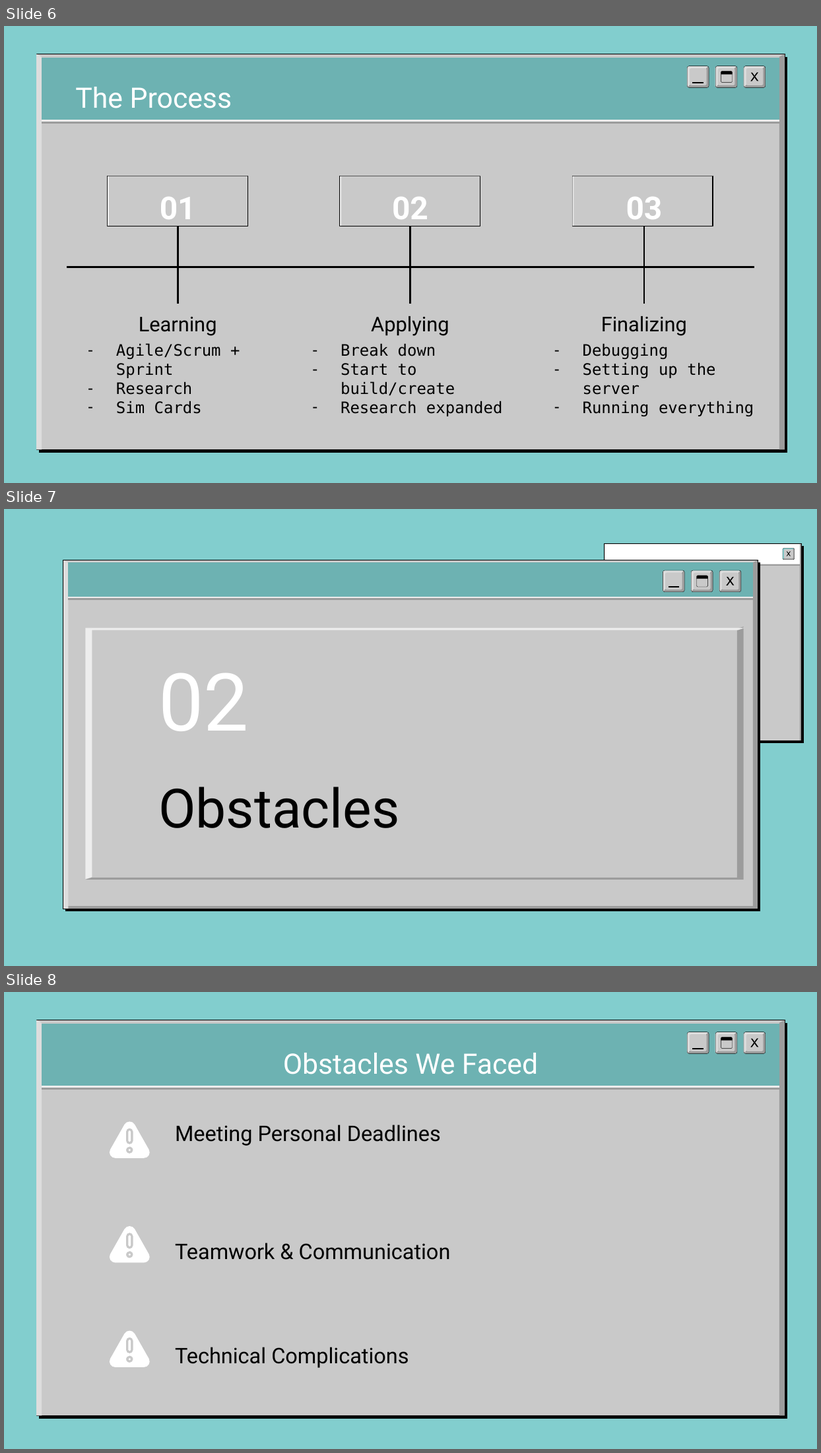
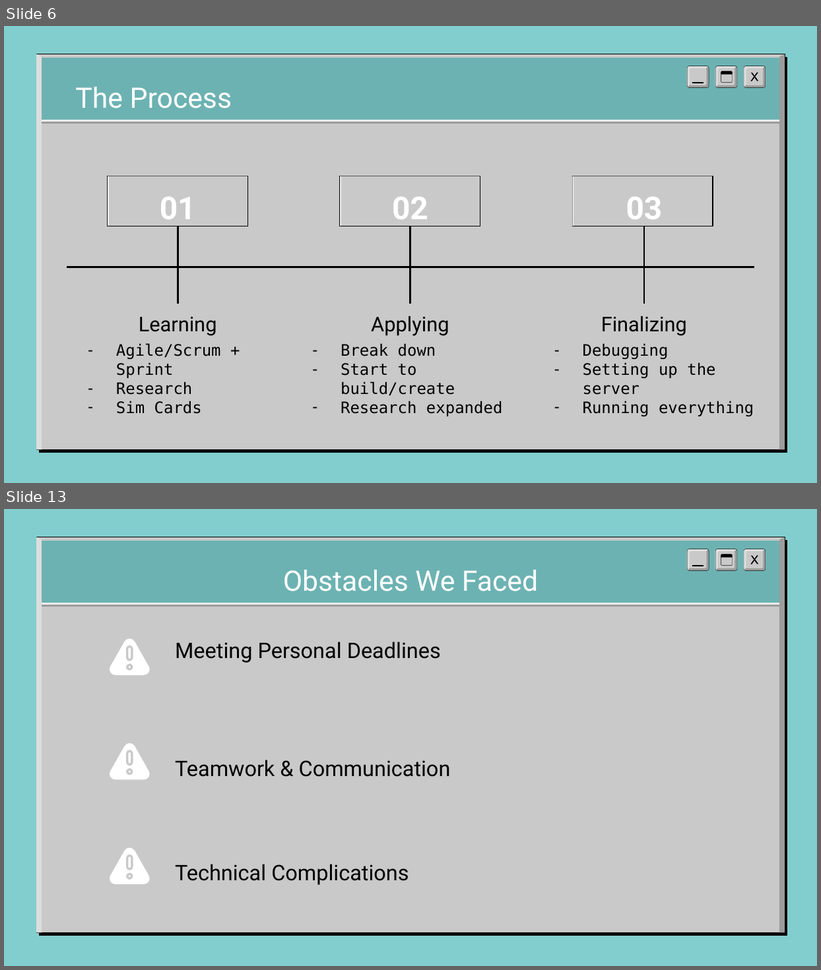
Before and after one commit to kabizzle/Word-Guessing-App, a slide deck: IT_Slides___1_.pptx. Shown one above the other, each under a label of ours: slides 6, 7 and 8 before the commit, slides 6 and 13 after it; the slides between them are not shown. The pictures are 821x1453 and 821x970 pixels, drawn with LibreOffice and Linux fonts; fonts in the diff are those of the drawing; background and template pictures are left out. Boxes give left, top, right and bottom in pixels: in the first picture for what was removed or moved away, otherwise in the second. Text is boxed around its words. In the diff, an @@ line names an element or a change of style, - is before the commit and + after.

```diff
--- a/IT_Slides___1_.pptx
+++ b/IT_Slides___1_.pptx
@@ slide 7 removed at (4, 509, 817, 966), background picture (left out) @@
@@ group removed at (604, 543, 804, 743): 16 freeform shapes @@
@@ group removed at (663, 570, 741, 592): 16 freeform shapes @@
@@ group removed at (63, 560, 758, 909): 10 freeform shapes @@
@@ title removed at (158, 673, 249, 731) @@
-02
@@ title removed at (158, 787, 399, 828) @@
-Obstacles
@@ what was slide 8 is now slide 13 @@
```
Also in this commit, not shown: 4 slides changed, 4 slides added, 1 other slide removed.
